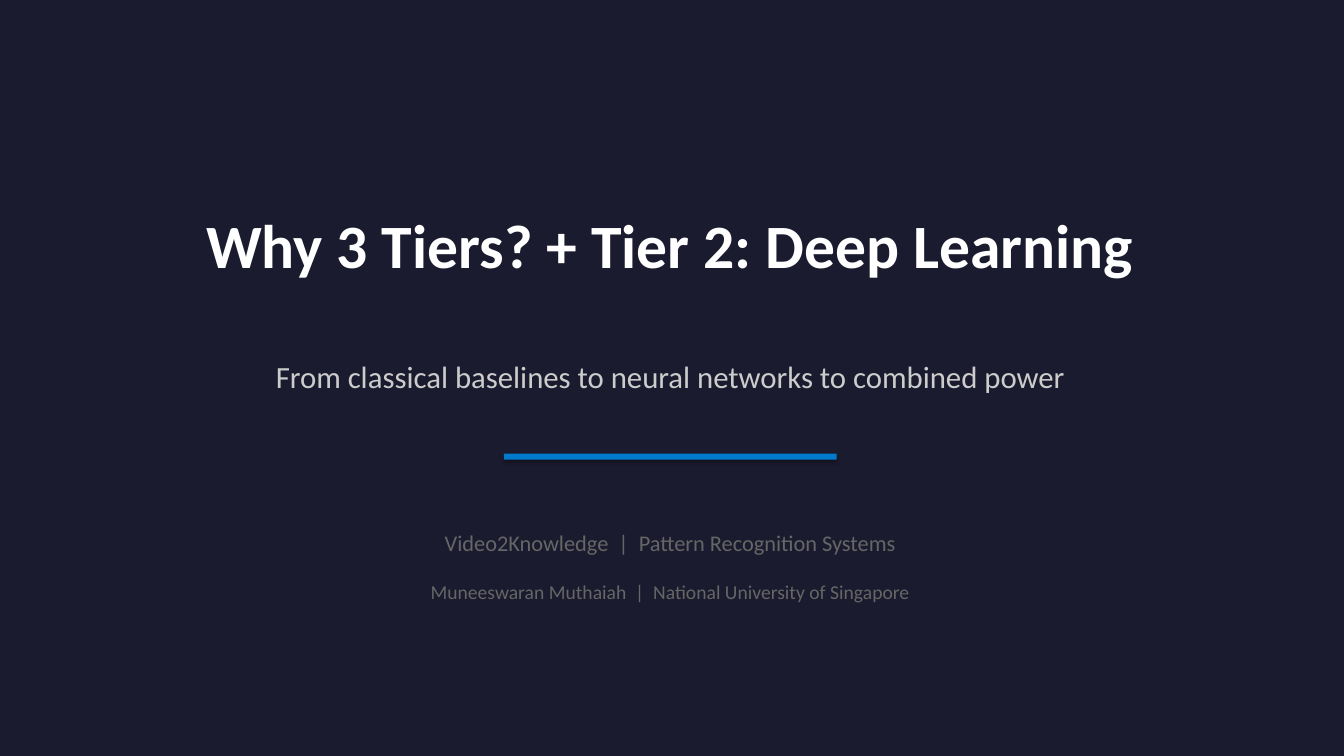
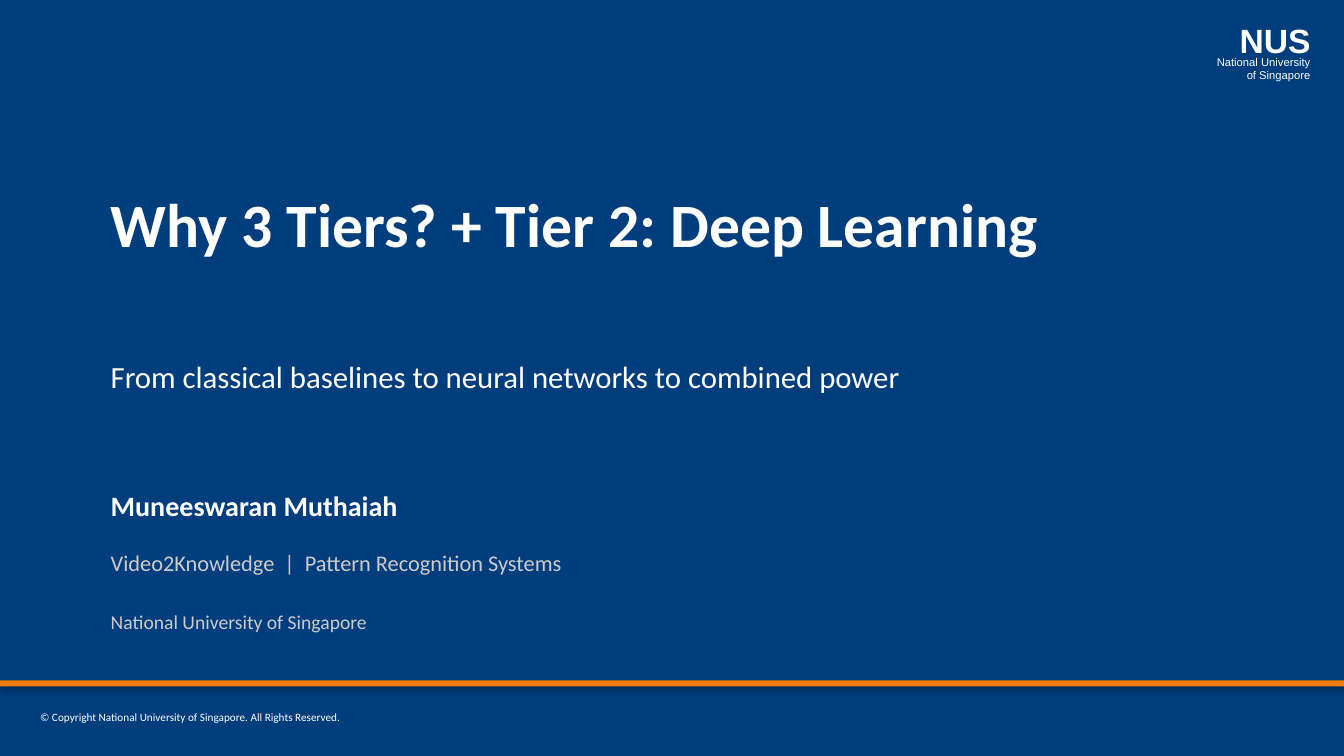
Before and after one commit to laxmi1707/PatternRecognSystem-Video2Text, a slide deck: slide 1 of presentation/Video2Knowledge_Tier2_DeepLearning.pptx. Drawn at 1344x756 pixels with LibreOffice and Linux fonts; fonts in the diff are those of the drawing. Boxes give left, top, right and bottom in pixels: in the first picture for what was removed or moved away, otherwise in the second. Text is boxed around its words. In the diff, an @@ line names an element or a change of style, - is before the commit and + after.

Commit message:
feat: apply NUS ISS PowerPoint template to all presentations
- Add shared nus_iss_template.py with NUS official colors, slide layouts
- Update all 12 create_*.py scripts to use NUS ISS branding
- Navy blue background, orange text, sidebar decoration, NUS logo, footer

```diff
--- a/presentation/Video2Knowledge_Tier2_DeepLearning.pptx
+++ b/presentation/Video2Knowledge_Tier2_DeepLearning.pptx
@@ background #1B1B2F to #003D7C @@
@@ text added at [1240,29,1311,60], 24 pt, text #FFFFFF, bold @@
+NUS
@@ text added at [1217,58,1310,82], 8 pt, text #FFFFFF @@
+National University
+of Singapore
@@ text "Why 3 Tiers? + Tier ...": place and size @@
-text "Why 3 Tiers? + Tier ..." at [206,224,1133,279]
+text "Why 3 Tiers? + Tier ..." at [111,203,1038,258]
@@ text "Why 3 Tiers? + Tier ..." at [111,203,1038,258]: alignment centre to left @@
@@ text "From classical baselines to neural ..." at [111,366,899,393]: text colour #CCCCCC to #FFFFFF; alignment centre to left @@
@@ rectangle removed at [504,454,837,460] @@
@@ text at [111,496,398,517]: text changed; size 14 to 20 pt; text colour #666666 to #FFFFFF; bold on @@
-Muneeswaran Muthaiah | National University of Singapore
+Muneeswaran Muthaiah
@@ text "Video2Knowledge | Pattern Recognition Systems": place and size @@
-text "Video2Knowledge | Pattern Recognition Systems" at [445,535,895,555]
+text "Video2Knowledge | Pattern Recognition Systems" at [111,555,561,575]
@@ text "Video2Knowledge | Pattern Recognition Systems" at [111,555,561,575]: text colour #666666 to #CCCCCC; alignment centre to left @@
@@ text added at [111,615,367,633], 14 pt, text #CCCCCC @@
+National University of Singapore
@@ rectangle added at [0,681,1344,687], fill #EF7C00 @@
@@ text added at [52,713,340,723], 8 pt, text #FFFFFF @@
+© Copyright National University of Singapore. All Rights Reserved.
```
Also in this commit, not shown: 8 other slides changed, 24 other files.
